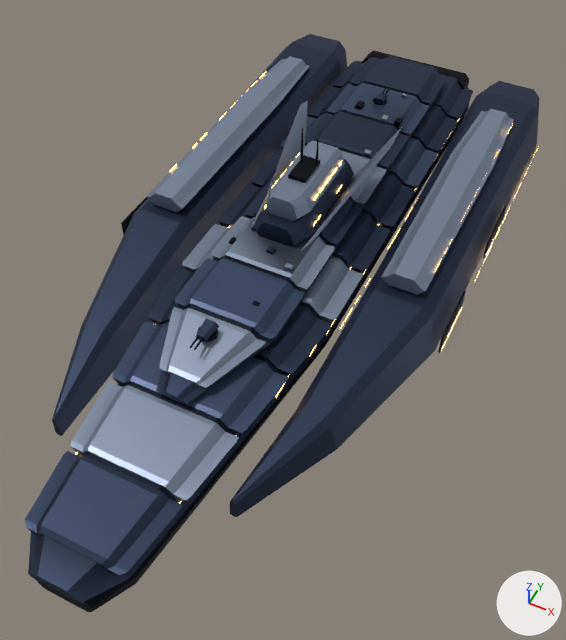
Renders of the glTF model models/icarrier.glb from each side of a commit.
One viewpoint serves both versions: a 50 mm camera at (53.6, -108.8, 114.9) aimed at (5.1, -11.9, -6.3). Every picture has the same lights, and +X, +Y and +Z are marked at lower right. The first picture is the older version. Where no turn or scale is listed for an object, it has been applied to the vertices. Vertices at exactly the same position are counted once.

Objects in the first picture: 'hull_icarrier.001'.
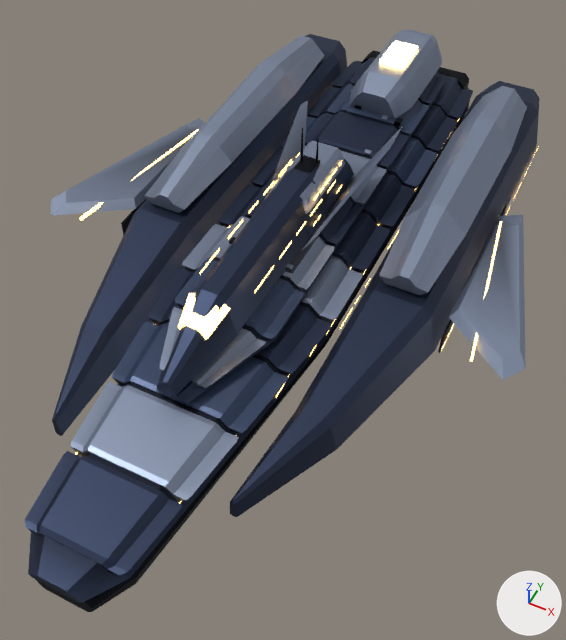
Where the change shows, as pixel boxes (x1, y1, x2, y2) in the pictures (566 x 640 px):
'hull_icarrier.001', reshaped: before (25, 34, 540, 612); after (25, 29, 540, 612)
part 1 of me_hull_icarrier, added: after (380, 40, 418, 68)
part 2 of me_hull_icarrier, built on: before (147, 57, 514, 294); after (51, 29, 527, 396)
part 3 of me_hull_icarrier, recoloured: before (122, 42, 530, 404); after (122, 49, 530, 404)

What changed in the scene script:
```text
Change me_hull_icarrier:
    used by ob_hull_icarrier_001; location = (0.0, 2.2, 7.0)
    remove me_hull_icarrier.from_pydata(...)  # 2346 vertices, 3580 faces; spans x -37.0..37.0, y -82.0..82.0, z -18.0..18.0
    add me_hull_icarrier.from_pydata(...)  # 2530 vertices, 3856 faces; spans x -53.0..53.0, y -82.0..82.0, z -18.0..18.0
    me_hull_icarrier part 1: a new loose piece, a box spanning x -3.0..3.0, y 54.81..64.81, z 7.55..8.35, in mat_g
    me_hull_icarrier part 2
    20 vertices are removed from x -31.0..32.0, y -6.0..58.0, z -1.0..2.0
    64 faces are deleted
    4 vertices in x -31.0..25.0, y -6.0, z 0.0..2.0 move by (1.0, 0.0, 0.0)
    3 vertices in x -25.0..29.0, y -6.0, z 0.0..2.0 move by (-1.0, 0.0, 0.0)
    16 vertices move from x -32.0..31.0, y 38.0..58.0, z -1.0..2.0 to x -34.0..31.0, y 12.0..44.0, z -1.0..6.0
    164 vertices are added at x -53.0..53.0, y -48.0..76.0, z -7.0..11.0
    5 new vertices lie (0.0, 32.0, 0.0) away from vertices in x -32.0..24.0, y 38.0, z -1.0..0.0
    6 new vertices lie (0.0, 22.0, 0.0) away from vertices in x -8.0..8.0, y 50.0, z 0.0..8.0
    5 new vertices lie (8.0, 0.0, 0.0) away from vertices in x -31.0..23.0, y -32.0..64.0, z -1.0..0.0
    60 new faces join them, mat_h
    186 new faces join them, mat_p
    8 new faces join them, mat_d
    66 new faces join them, mat_w
    me_hull_icarrier part 3: 991 kept faces spanning x -37.0..37.0, y -58.0..79.0, z -15.0..18.0 get new vertex colours
    other edits to the shape of me_hull_icarrier do not show in these pictures
```
